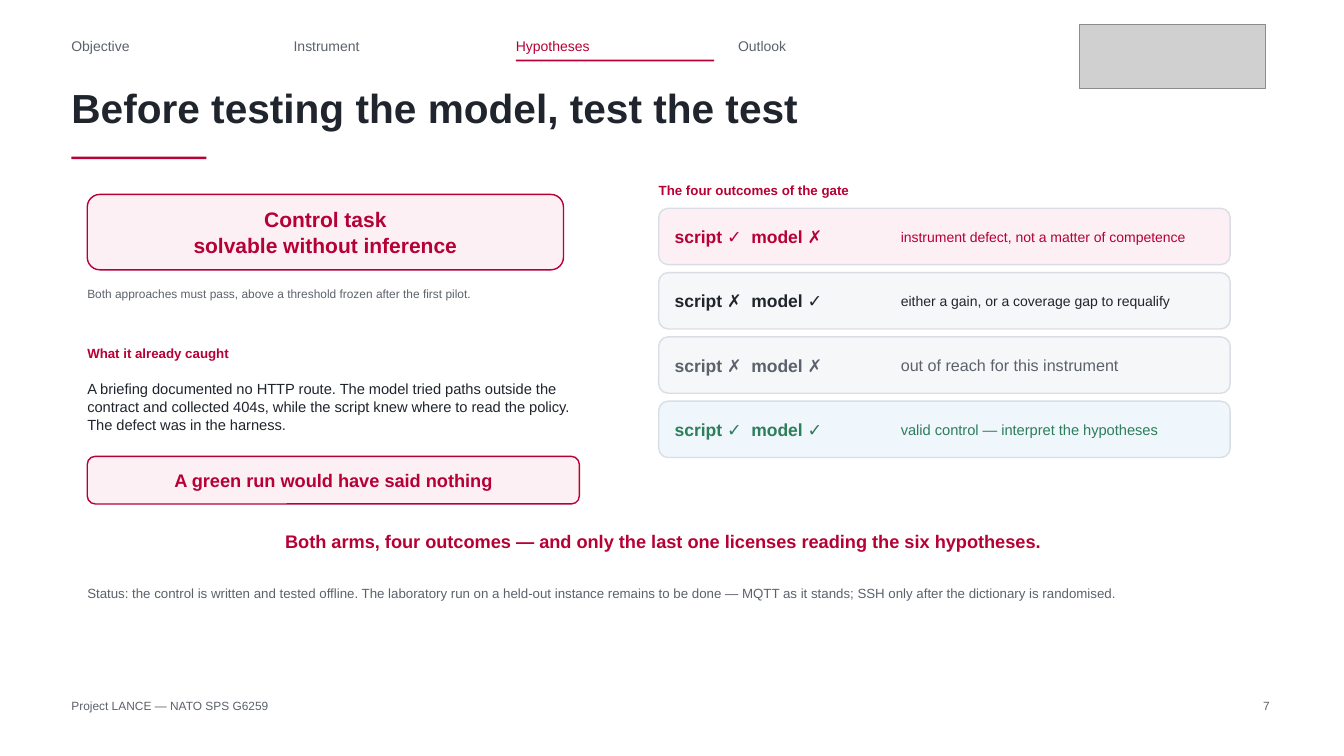
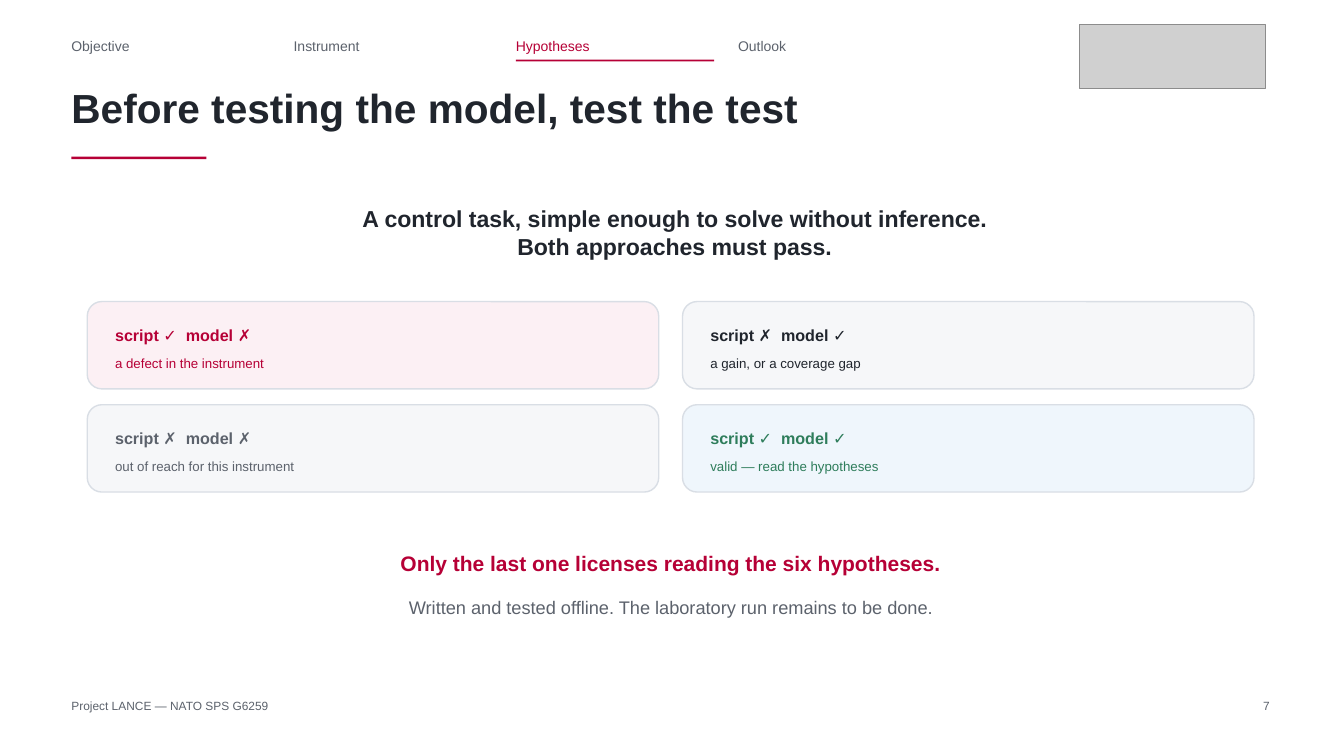
Before and after one commit to Tanguyvans/LANCE, a slide deck: slide 7 of objectifs/presentation-2026-10-23/slides.pptx. Drawn at 1344x756 pixels with LibreOffice and Linux fonts; fonts in the diff are those of the drawing; grey boxes stand for pictures. Boxes give left, top, right and bottom in pixels: in the first picture for what was removed or moved away, otherwise in the second. Text is boxed around its words. In the diff, an @@ line names an element or a change of style, - is before the commit and + after.

```diff
--- a/objectifs/presentation-2026-10-23/slides.pptx
+++ b/objectifs/presentation-2026-10-23/slides.pptx
@@ rounded rectangle removed at <box>88,195,564,270</box> @@
-Control task
-solvable without inference
@@ text removed at <box>659,185,849,198</box> @@
-The four outcomes of the gate
@@ text added at <box>362,210,987,260</box>, 16.5 pt, text #20252D, bold @@
+A control task, simple enough to solve without inference.
+Both approaches must pass.
@@ text removed at <box>901,232,1185,245</box> @@
-instrument defect, not a matter of competence
@@ text removed at <box>87,289,471,301</box> @@
-Both approaches must pass, above a threshold frozen after the first pilot.
@@ rounded rectangle: place and size @@
-rounded rectangle at <box>659,209,1231,265</box>
+rounded rectangle at <box>88,301,659,389</box>
@@ text "script ✓ model ✗" at <box>115,329,233,345</box>: size 12.5 to 11.5 pt @@
@@ text "script ✓ model ✗": place and size @@
-text "script ✓ model ✗" at <box>675,230,802,247</box>
+text "script ✓ model ✗" at <box>115,329,233,345</box>
@@ rounded rectangle: place and size @@
-rounded rectangle at <box>659,337,1231,393</box>
+rounded rectangle at <box>683,301,1254,389</box>
@@ text at <box>710,329,828,345</box>: text changed; size 12.5 to 11.5 pt; text colour #5C626C to #20252D @@
-script ✗ model ✗
+script ✗ model ✓
@@ text removed at <box>87,348,228,361</box> @@
-What it already caught
@@ text added at <box>115,358,264,368</box>, 9.5 pt, text #B60036 @@
+a defect in the instrument
@@ text at <box>710,358,861,371</box>: text changed; size 10 to 9.5 pt @@
-either a gain, or a coverage gap to requalify
+a gain, or a coverage gap
@@ text removed at <box>87,383,569,430</box> @@
-A briefing documented no HTTP route. The model tried paths outside the contract and collected 404s, while the script knew where to read the policy. The defect was in the harness.
@@ rounded rectangle: place and size @@
-rounded rectangle at <box>659,272,1231,329</box>
+rounded rectangle at <box>88,405,659,493</box>
@@ rounded rectangle: place and size @@
-rounded rectangle at <box>659,401,1231,458</box>
+rounded rectangle at <box>683,405,1254,493</box>
@@ text at <box>115,432,233,448</box>: text changed; size 12.5 to 11.5 pt; text colour #20252D to #5C626C @@
-script ✗ model ✓
+script ✗ model ✗
@@ text "script ✓ model ✓": place and size @@
-text "script ✓ model ✓" at <box>675,423,802,440</box>
+text "script ✓ model ✓" at <box>710,432,828,448</box>
@@ text "script ✓ model ✓" at <box>710,432,828,448</box>: size 12.5 to 11.5 pt @@
@@ rounded rectangle removed at <box>88,457,580,504</box> @@
-A green run would have said nothing
@@ text "out of reach for this ...": place and size @@
-text "out of reach for this ..." at <box>901,359,1118,371</box>
+text "out of reach for this ..." at <box>115,461,294,471</box>
@@ text "out of reach for this ..." at <box>115,461,294,471</box>: size 11.5 to 9.5 pt @@
@@ text at <box>710,461,879,474</box>: text changed; size 10.5 to 9.5 pt @@
-valid control — interpret the hypotheses
+valid — read the hypotheses
@@ text at <box>400,555,940,576</box>: text changed; size 13 to 15 pt @@
-Both arms, four outcomes — and only the last one licenses reading the six hypotheses.
+Only the last one licenses reading the six hypotheses.
@@ text at <box>409,601,932,618</box>: text changed; size 9.5 to 13 pt @@
-Status: the control is written and tested offline. The laboratory run on a held-out instance remains to be done — MQTT as it stands; SSH only after the dictionary is randomised.
+Written and tested offline. The laboratory run remains to be done.
```
Also in this commit, not shown: 9 other slides changed, 3 slides removed, 2 other files.
